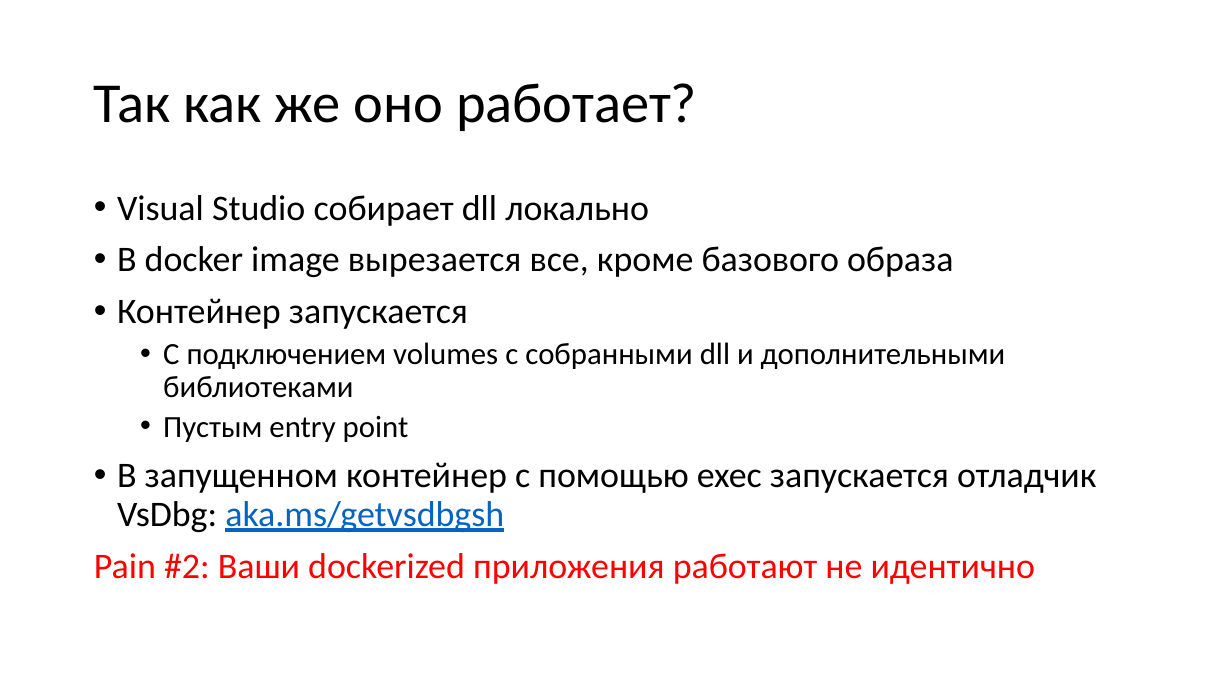
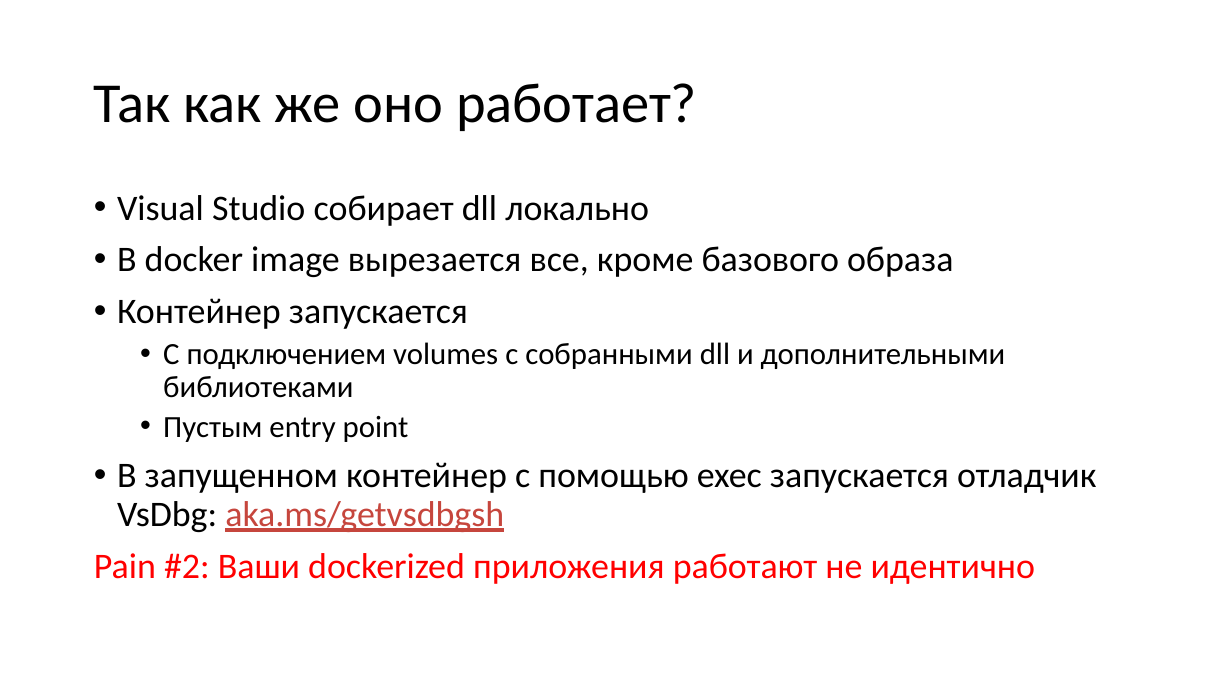
Before and after one commit to kugushev/presentations, a slide deck: slide 38 of 2019_VisualStudio-And-Docker/Presentation.pptx (slide 26 before the commit). Drawn at 1232x693 pixels with LibreOffice and Linux fonts; fonts in the diff are those of the drawing. Boxes give left, top, right and bottom in pixels: in the first picture for what was removed or moved away, otherwise in the second. Text is boxed around its words. In the diff, an @@ line names an element or a change of style, - is before the commit and + after.

```diff
--- a/2019_VisualStudio-And-Docker/Presentation.pptx
+++ b/2019_VisualStudio-And-Docker/Presentation.pptx
@@ text at (x1=117, y1=462, x2=1096, y2=532): text colour #0563C1 to #C6463D in "aka.ms/getvsdbgsh" @@
```
Also in this commit, not shown: 12 other slides changed, 12 slides added, 1 other file.
